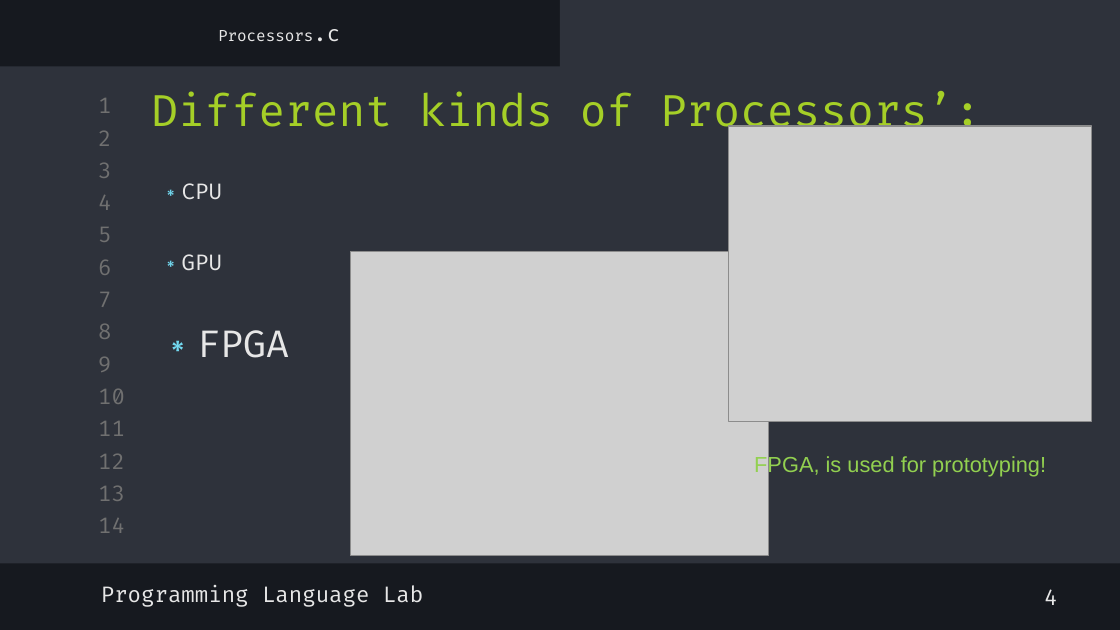
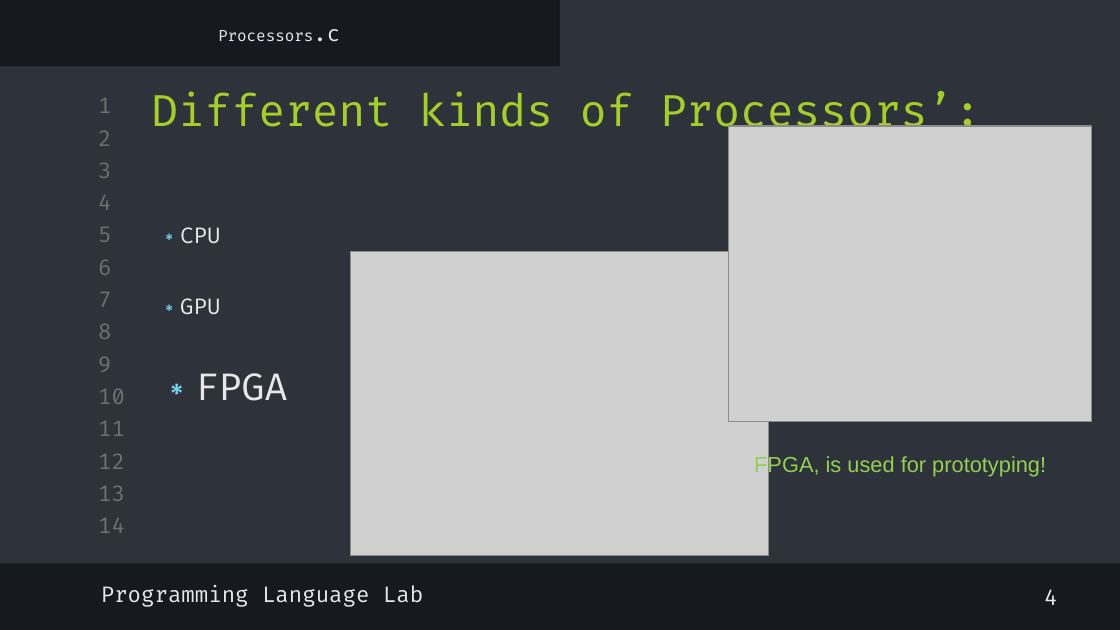
Before and after one commit to shayan-naghizadeh/C-Lab-AUT, a slide deck: slide 6 of slides/1.Introduction/Intro.pptx. Drawn at 1120x630 pixels with LibreOffice and Linux fonts; fonts in the diff are those of the drawing; grey boxes stand for pictures. Boxes give left, top, right and bottom in pixels: in the first picture for what was removed or moved away, otherwise in the second. Text is boxed around its words. In the diff, an @@ line names an element or a change of style, - is before the commit and + after.

```diff
--- a/slides/1.Introduction/Intro.pptx
+++ b/slides/1.Introduction/Intro.pptx
@@ text "CPU": place and size @@
-text "CPU" at (182,183,289,358)
+text "CPU" at (180,227,288,401)
```
Also in this commit, not shown: 11 other slides changed.
